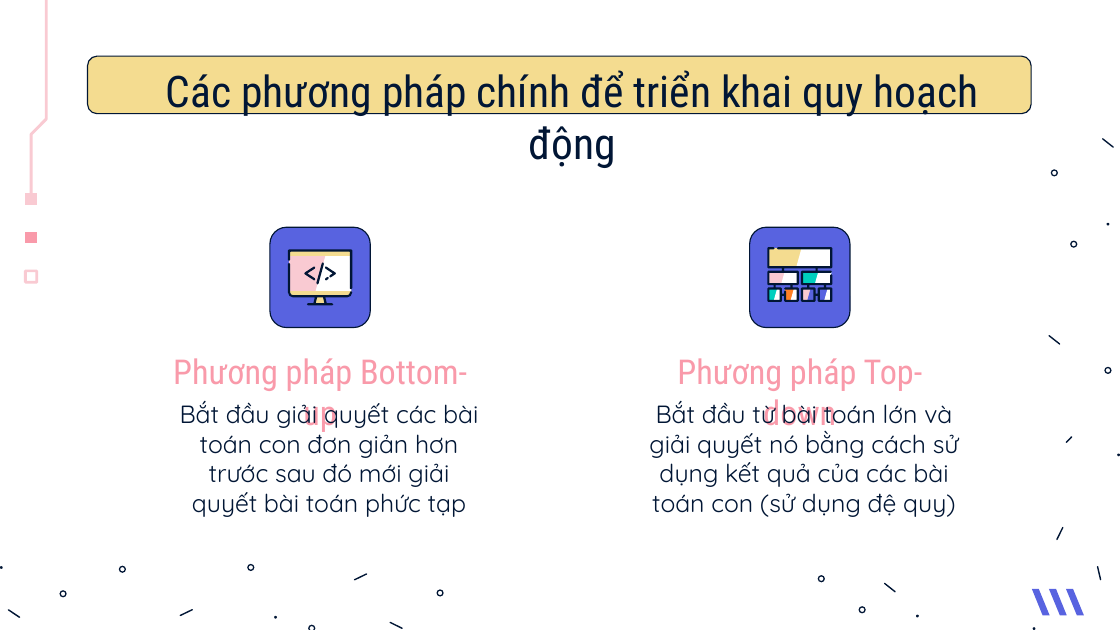
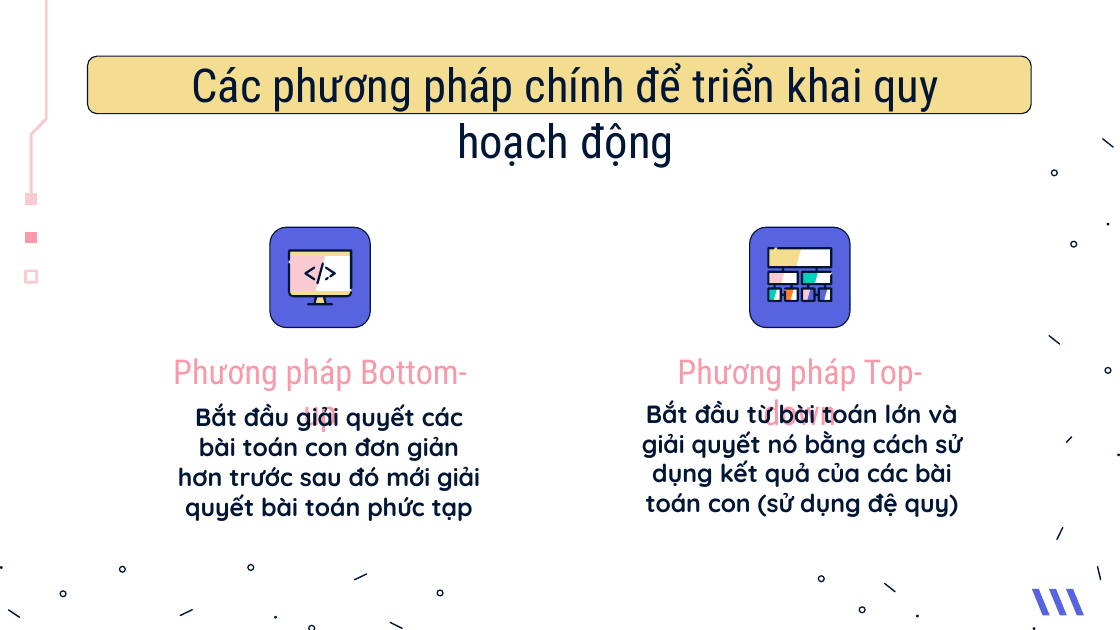
Before and after one commit to Tox1cCoder/CS112, a slide deck: slide 14 of Slide.pptx (slide 13 before the commit). Drawn at 1120x630 pixels with LibreOffice and Linux fonts; fonts in the diff are those of the drawing. Boxes give left, top, right and bottom in pixels: in the first picture for what was removed or moved away, otherwise in the second. Text is boxed around its words. In the diff, an @@ line names an element or a change of style, - is before the commit and + after.

```diff
--- a/Slide.pptx
+++ b/Slide.pptx
@@ title "Các phương pháp chính để ..." moved from (x1=166, y1=70, x2=978, y2=168) to (x1=191, y1=63, x2=938, y2=168) @@
@@ title "Các phương pháp chính để ..." at (x1=191, y1=63, x2=938, y2=168): size 28 to 30 pt @@
@@ subtitle "Bắt đầu giải quyết các ..." at (x1=178, y1=403, x2=480, y2=521): bold on @@
@@ subtitle "Bắt đầu từ bài toán ..." at (x1=642, y1=400, x2=962, y2=517): bold on @@
```
Also in this commit, not shown: 24 other slides changed, 4 slides added, 1 other file.
